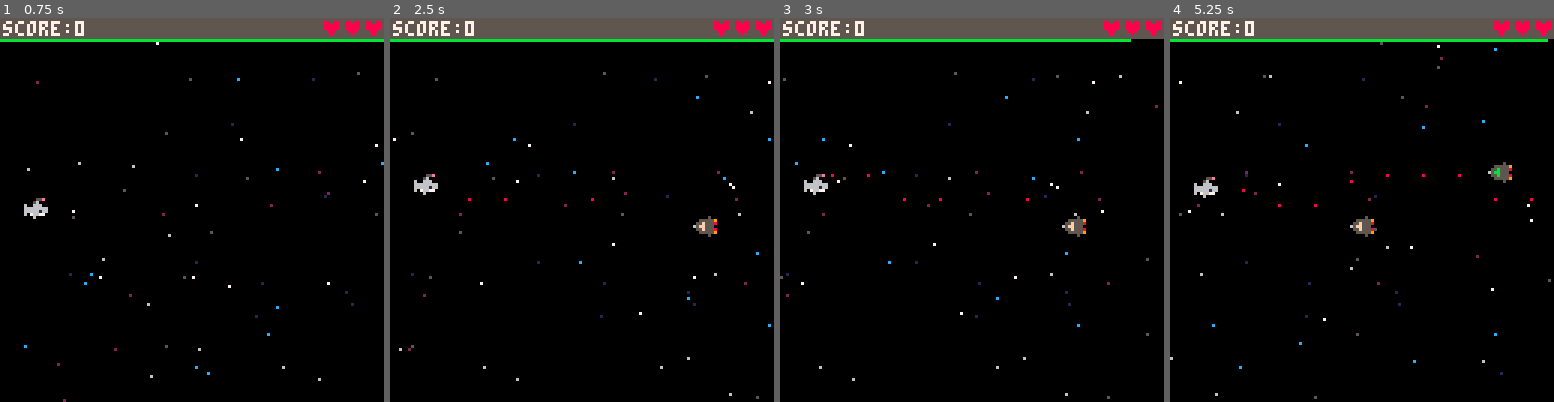
Above: before the commit, frames 1-4 (left to right).
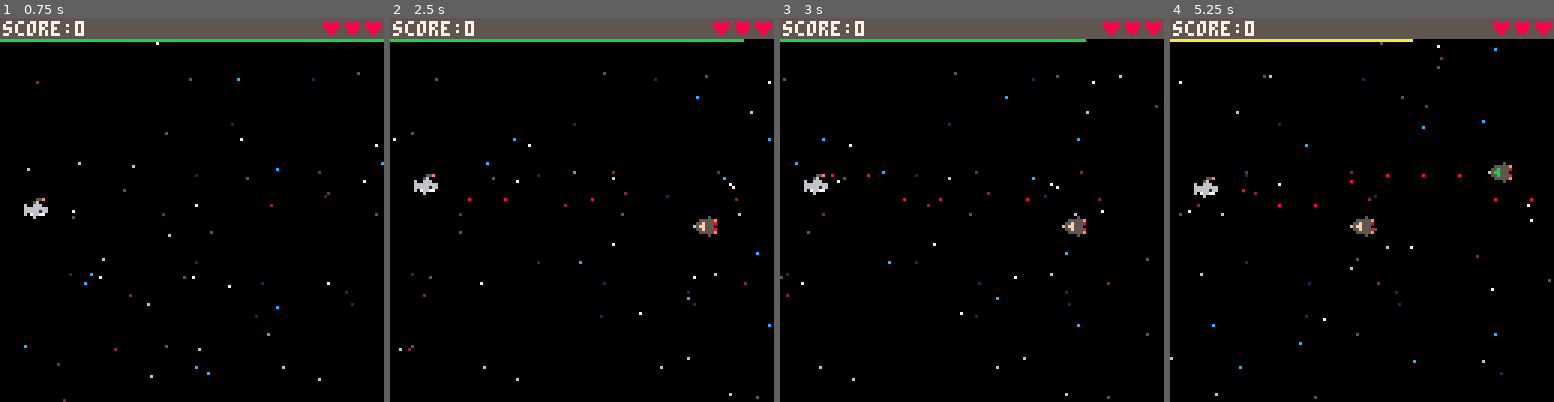
Above: after the commit, the same moments.

Repository: a2/shark-wars
Game: PICO-8 cartridge shark.p8
Same seed, same stepped clock (60 frames per second), same inputs: the game is played once before the commit and once after it.
Inputs:
- Up to frame 1 (0.75 s): tap X (X key) at 0.33 s; tap O (Z key) at 0.7 s
- Up to frame 2 (2.5 s): tap X (X key) at 1.07, 1.85 s; tap O (Z key) at 1.7, 2.1 s; hold Up 2.15-2.42 s
- Up to frame 3 (3 s): tap O (Z key) at 2.5, 2.9 s; tap X (X key) at 2.97 s
- Up to frame 4 (5.25 s): tap O (Z key) every 0.4 s from 3.3 to 4.9 s; hold Down 3.63-3.97 s; tap X (X key) at 4.08, 5.2 s; hold Up 4.73-5.03 s

Frame 1 is identical in both runs. In frame 2, less than 0.1% of the frame differs, in the area x 92-100%, y 5-7%; in frame 3, less than 0.1%; in frame 4, 0.8%, in the area x 0-99%, y 5-7%.

Commit message:
Always be increasing charge, even if (O) pressed
Halve the increase rate too

Diff:
--- a/shark.p8
+++ b/shark.p8
@@ -301,10 +301,10 @@
           self.charge-=1
         end
       else
-        self.charge=min(self.charge_max,self.charge+0.1)
         self.last_laser=nil
       end
 
+      self.charge=min(self.charge_max,self.charge+0.05)
       if (btn(2) and self.y>mode.min_y) self.y-=1
       if (btn(3) and self.y+self.height<mode.max_y) self.y+=1
     end,
